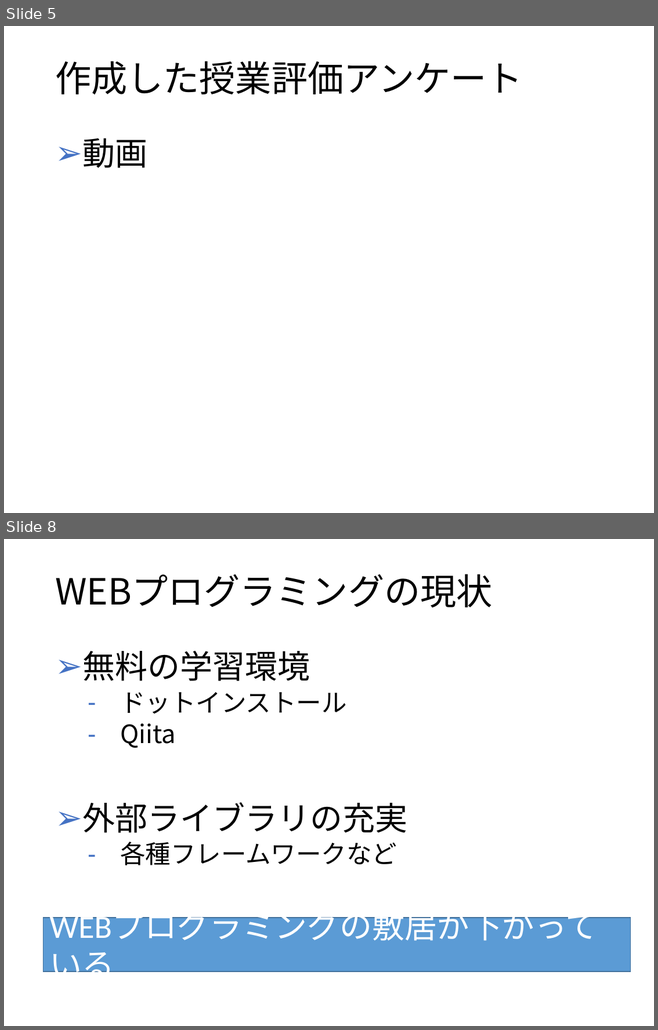
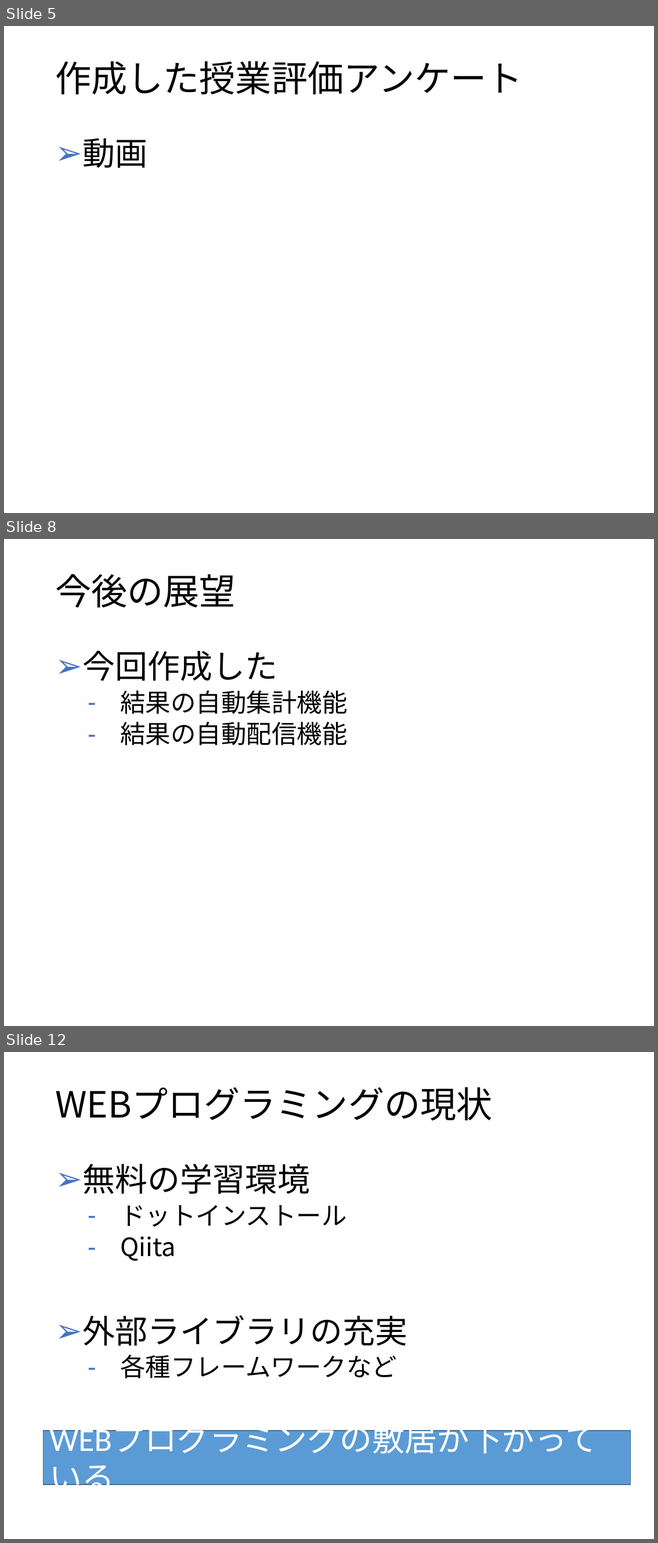
Before and after one commit to kazuwo/kosen-graduation-thesis, a slide deck: 卒業研究発表スライド.pptx. Shown one above the other, each under a label of ours: slides 5 and 8 before the commit, slides 5, 8 and 12 after it; the slides between them are not shown. The pictures are 658x1030 and 658x1543 pixels, drawn with LibreOffice and Linux fonts; fonts in the diff are those of the drawing. Boxes give left, top, right and bottom in pixels: in the first picture for what was removed or moved away, otherwise in the second. Text is boxed around its words. In the diff, an @@ line names an element or a change of style, - is before the commit and + after.

```diff
--- a/卒業研究発表スライド.pptx
+++ b/卒業研究発表スライド.pptx
@@ slide 8 added at [4, 539, 654, 1026], background #FFFFFF @@
@@ title added at [55, 574, 235, 607], 40 pt, text #000000 @@
+今後の展望
@@ text added at [82, 650, 347, 745], 28 pt, text #000000 @@
+➢ 今回作成した
+  – 結果の自動集計機能
+  – 結果の自動配信機能
@@ what was slide 8 is now slide 12 @@
```
Also in this commit, not shown: 1 slide changed, 4 other slides added, 1 slide removed, 1 other file.
